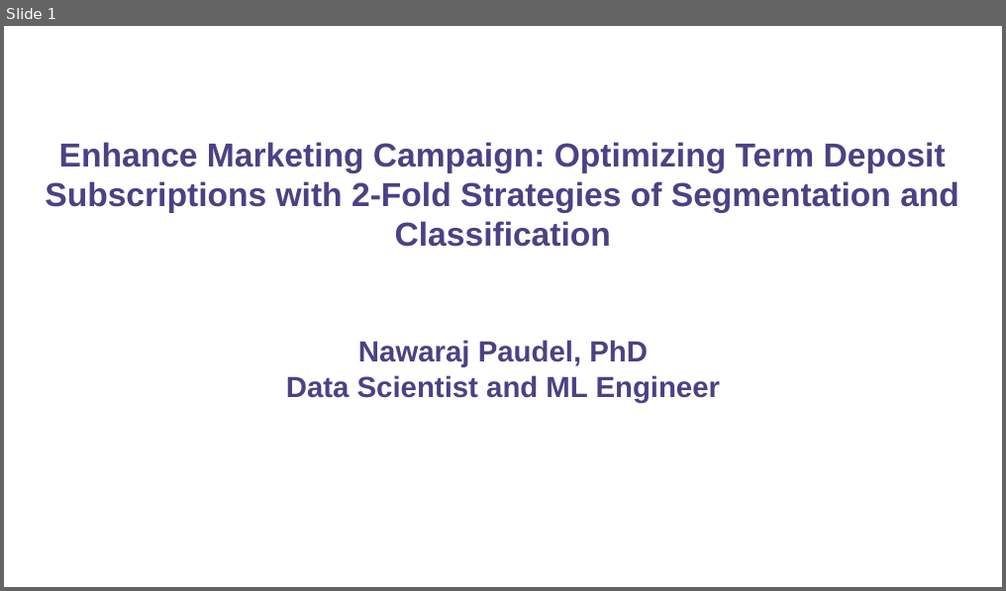
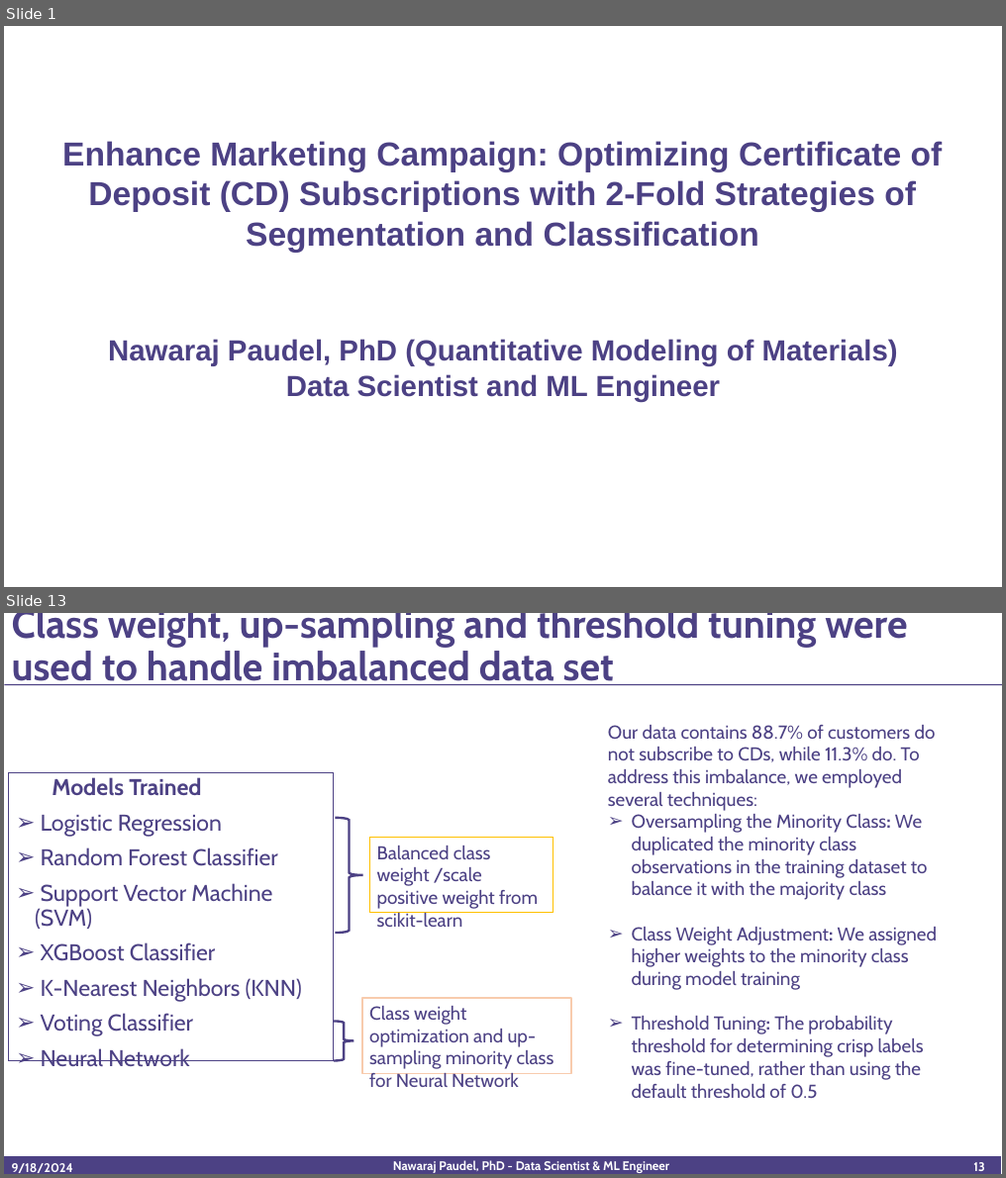
Before and after one commit to newking9088/marketing_campaign_customer_segmentation_classification, a slide deck: Executive Summary Powerpoint/bank_marketing_campaign_customer-segmentation_classification.pptx. Shown one above the other, each under a label of ours: slide 1 before the commit, slides 1 and 13 after it; the slides between them are not shown. The pictures are 1006x591 and 1006x1178 pixels, drawn with LibreOffice and Linux fonts; fonts in the diff are those of the drawing. Boxes give left, top, right and bottom in pixels: in the first picture for what was removed or moved away, otherwise in the second. Text is boxed around its words. In the diff, an @@ line names an element or a change of style, - is before the commit and + after.

```diff
--- a/Executive Summary Powerpoint/bank_marketing_campaign_customer-segmentation_classification.pptx
+++ b/Executive Summary Powerpoint/bank_marketing_campaign_customer-segmentation_classification.pptx
@@ slide 13 added at (4,613,1002,1174), background #FFFFFF @@
@@ title added at (12,613,907,685), 38 pt, text #4C4184, bold @@
+Class weight, up-sampling and threshold tuning were used to handle imbalanced data set
@@ rectangle added at (5,684,1002,685), fill #4C4184 @@
@@ text added at (608,725,937,1099), 18 pt, text #4C4184 @@
+Our data contains 88.7% of customers do not subscribe to CDs, while 11.3% do. To address this imbalance, we employed several techniques:
+➢ Oversampling the Minority Class: We duplicated the minority class observations in the training dataset to balance it with the majority class
+➢ Class Weight Adjustment: We assigned higher weights to the minority class during model training
+➢ Threshold Tuning: The probability threshold for determining crisp labels was fine-tuned, rather than using the default threshold of 0.5
@@ text added at (9,772,334,1060), fill #FFFFFF, outline #4C4184 1 pt, 22 pt, text #4C4184 @@
+Models Trained
+➢ Logistic Regression
+➢ Random Forest Classifier
+➢ Support Vector Machine (SVM)
+➢ XGBoost Classifier
+➢ K-Nearest Neighbors (KNN)
+➢ Voting Classifier
+➢ Neural Network
@@ right brace added at (335,818,362,934), outline #4C4184 2.25 pt @@
@@ rectangle added at (369,838,553,913), fill #FFFFFF, outline #FFC000 1 pt, 18 pt, text #4C4184 @@
+Balanced class weight /scale positive weight from scikit-learn
@@ rectangle added at (362,998,571,1074), outline #F8CBAD 1.5 pt, 18 pt, text #4C4184 @@
+Class weight optimization and up-sampling minority class for Neural Network
@@ right brace added at (334,1022,353,1061), outline #4C4184 2.25 pt @@
@@ rectangle added at (4,1157,1002,1174), fill #4C4184, outline #FFFFFF 1 pt @@
@@ text added at (12,1163,73,1173), 12 pt, text #FFFFFF, bold @@
+9/18/2024
@@ text added at (393,1160,670,1173), 12 pt, text #FFFFFF, bold @@
+Nawaraj Paudel, PhD - Data Scientist & ML Engineer
@@ page number added at (973,1162,984,1171), 12 pt, text #FFFFFF, bold @@
+13
@@ slide 1 changed as well @@
@@ text "Enhance Marketing Campaign: Optimizing Certificate ...": place and size @@
-text "Enhance Marketing Campaign: Optimizing Certificate ..." at (45,142,959,402)
+text "Enhance Marketing Campaign: Optimizing Certificate ..." at (62,141,943,402)
@@ text at (62,141,943,367): text changed @@
-Enhance Marketing Campaign: Optimizing Term Deposit Subscriptions with 2-Fold Strategies of Segmentation and Classification
-Nawaraj Paudel, PhD
+Enhance Marketing Campaign: Optimizing Certificate of Deposit (CD) Subscriptions with 2-Fold Strategies of Segmentation and Classification
+Nawaraj Paudel, PhD (Quantitative Modeling of Materials)
```
Also in this commit, not shown: 1 other slide changed, 17 other slides added.
